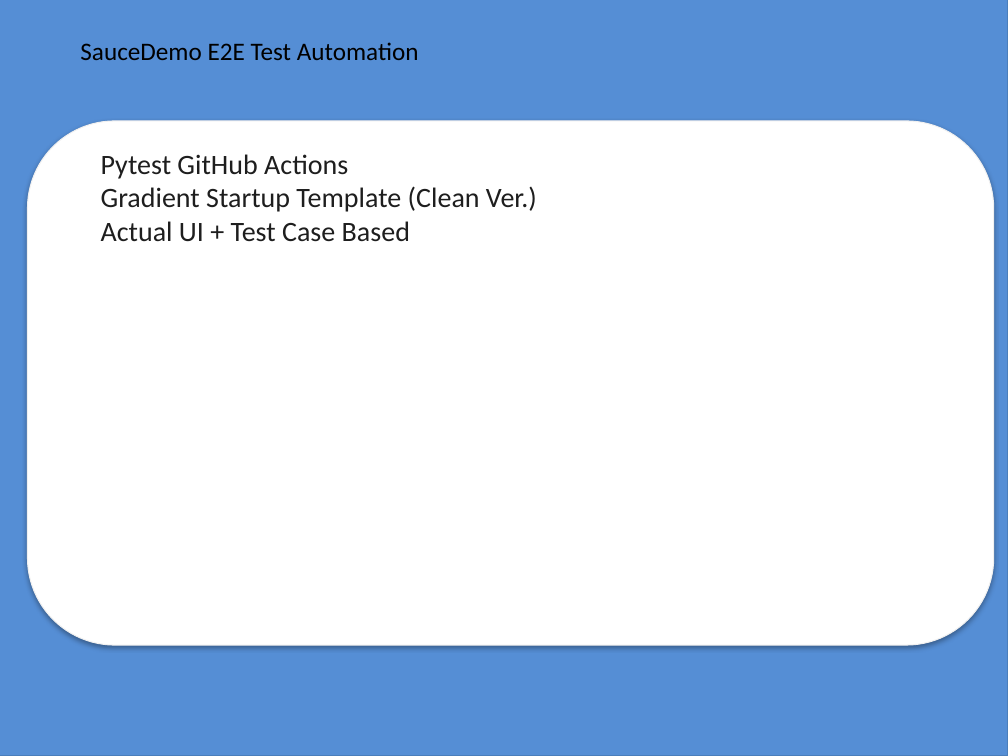
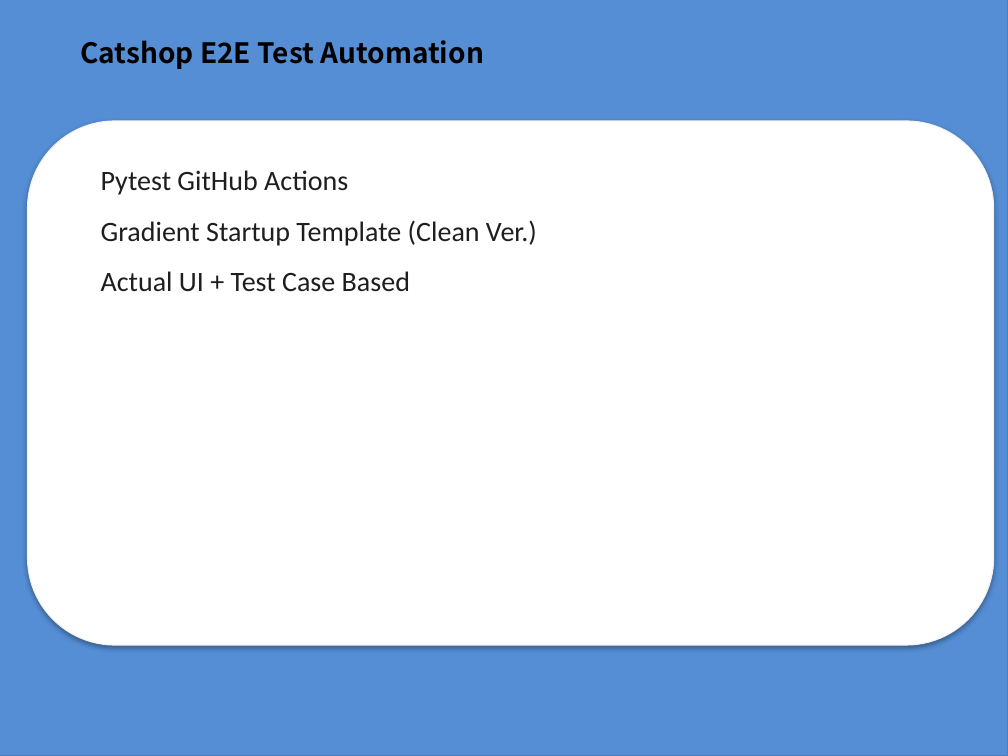
Before and after one commit to jwbaik98/project, a slide deck: slide 2 of 2조 프로젝트 과제(제작중).pptx. Drawn at 1008x756 pixels with LibreOffice and Linux fonts; fonts in the diff are those of the drawing. Boxes give left, top, right and bottom in pixels: in the first picture for what was removed or moved away, otherwise in the second. Text is boxed around its words. In the diff, an @@ line names an element or a change of style, - is before the commit and + after.

```diff
--- a/2조 프로젝트 과제(제작중).pptx
+++ b/2조 프로젝트 과제(제작중).pptx
@@ text at (80, 40, 484, 69): text changed; size 18 to 20 pt; font Calibri to Noto Sans CJK KR; bold on @@
-SauceDemo E2E Test Automation
+Catshop E2E Test Automation
@@ text "Pytest GitHub Actions" at (101, 170, 537, 292): line spacing 1 to 1.5 @@
```
Also in this commit, not shown: 17 other slides changed, 1 slide removed.
